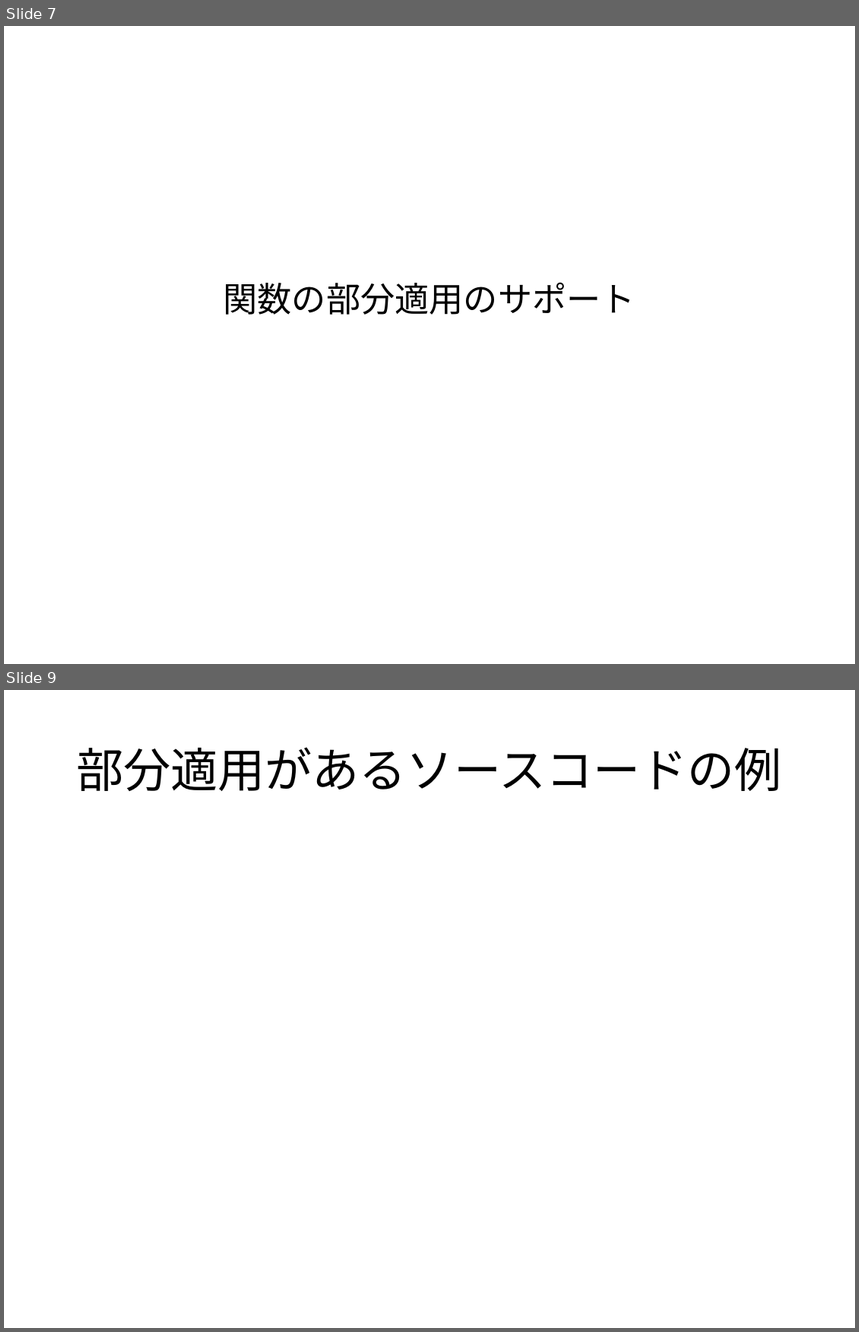
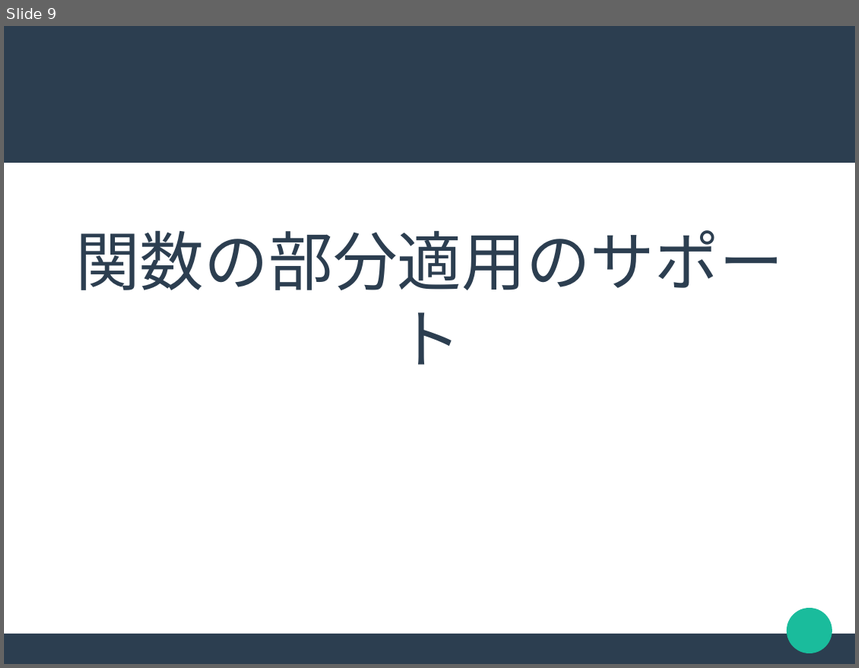
Before and after one commit to akawashiro/hml, a slide deck: hml.odp. Shown one above the other, each under a label of ours: slides 7 and 9 before the commit, slide 9 after it; the slides between them are not shown. The pictures are 859x1332 and 859x668 pixels, drawn with LibreOffice and Linux fonts; fonts in the diff are those of the drawing. Boxes give left, top, right and bottom in pixels: in the first picture for what was removed or moved away, otherwise in the second. Text is boxed around its words. In the diff, an @@ line names an element or a change of style, - is before the commit and + after.

```diff
--- a/hml.odp
+++ b/hml.odp
@@ slide 9 removed at [4,690,855,1328], background #FFFFFF @@
@@ title removed at [76,747,781,791] @@
-部分適用があるソースコードの例
@@ what was slide 7 is now slide 9 @@
@@ slide 9 changed as well @@
@@ rectangle added at [4,26,855,163], fill #2C3E50 @@
@@ subtitle "関数の部分適用のサポート" at [75,230,783,365]: size 32 to 60 pt, font Arial to Lato, text colour #000000 to #2C3E50 @@
@@ ellipse added at [788,608,833,654], fill #1ABC9C @@
@@ rectangle added at [4,634,855,664], fill #2C3E50 @@
```
Also in this commit, not shown: 7 other slides changed, 6 slides added, 3 other slides removed.
